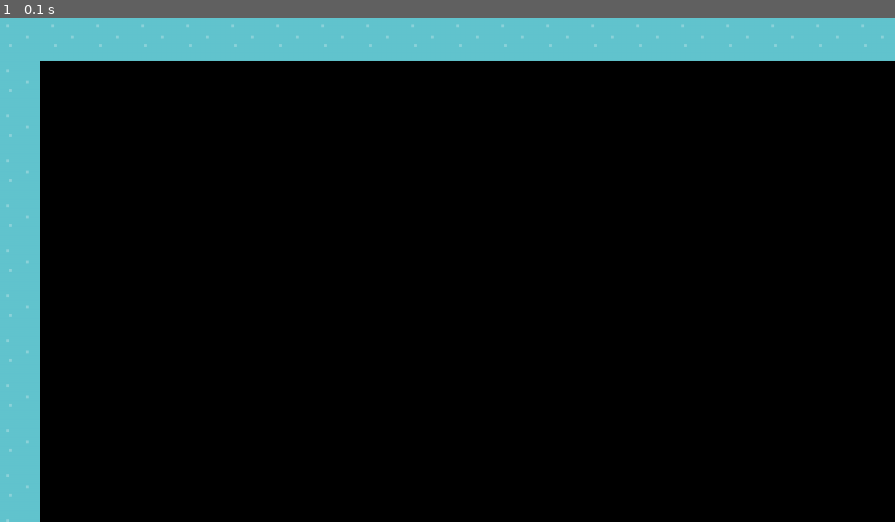
Above: before the commit, frame 1.
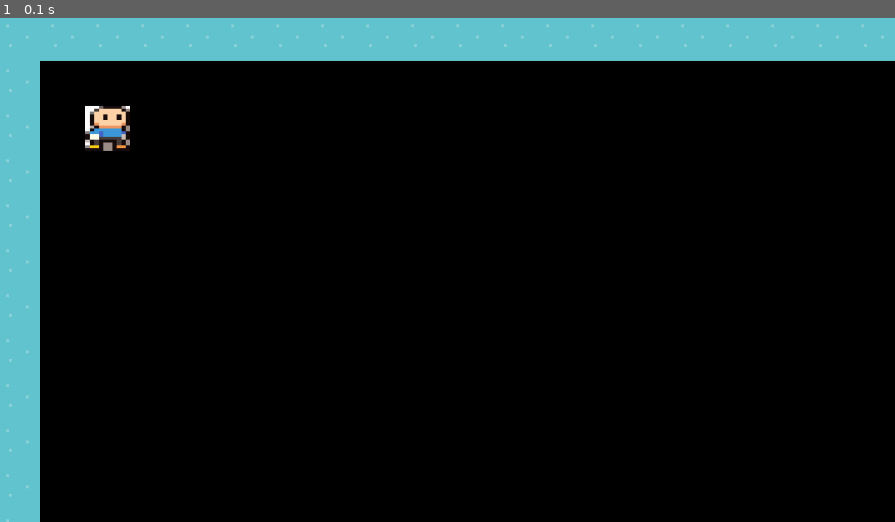
Above: after the commit, the same moment.

Repository: CalebStark/PyGame-Monsters
Game: pygame game, started from scripts/main.py
Same seed, same stepped clock (60 frames per second), same inputs: the game is played once before the commit and once after it.
Inputs:
- Up to frame 1 (0.1 s): no input

The runs differ from the first frame. In frame 1, 0.4% of the frame differs, in the area x 9-15%, y 17-27%.

Commit message:
Added player sprite to appear when loading the level. Player sprite currently has white background I am working to remove and still determining the required size of the player to match up with the game map.

Diff:
--- a/scripts/level.py
+++ b/scripts/level.py
@@ -1,6 +1,7 @@
 import pygame
 from settings import *
 from tile import Tile
+from player import Player
 
 class Level:
     def __init__(self):
@@ -17,6 +18,8 @@
             for col_index, col in enumerate(row):
                 if col == "w":
                     Tile(((row_index*64),(col_index*64)), self.visible_sprites)
+                if col == "p":
+                    Player(((row_index*64),(col_index*64)), self.visible_sprites)
 
     def run(self):
         # Update and Draw the game
--- a/scripts/player.py
+++ b/scripts/player.py
@@ -4,5 +4,6 @@
 class Player(pygame.sprite.Sprite):
     def __init__(self, pos, groups):
         super().__init__(groups)
-        self.image = pygame.image.load("../graphics/player/playerstanding.png")
+        self.image = pygame.image.load("./graphics/player/playerstanding.png").convert_alpha()
+        self.image = pygame.transform.scale(self.image, (64,64))
         self.rect = self.image.get_rect(topleft = pos)
--- a/scripts/settings.py
+++ b/scripts/settings.py
@@ -5,6 +5,8 @@
 
 WORLD_MAP = [
     ["w","w","w","w","w","w","w","w","w","w","w","w","w","w","w","w","w","w","w","w","w","w","w","w"],
+    ["w"," "," "," "," "," "," "," "," "," "," "," "," "," "," "," "," "," "," "," "," "," "," ","w"],
+    ["w"," ","p"," "," "," "," "," "," "," "," "," "," "," "," "," "," "," "," "," "," "," "," ","w"],
     ["w"," "," "," "," "," "," "," "," "," "," "," "," "," "," "," "," "," "," "," "," "," "," ","w"],
     ["w"," "," "," "," "," "," "," "," "," "," "," "," "," "," "," "," "," "," "," "," "," "," ","w"],
     ["w"," "," "," "," "," "," "," "," "," "," "," "," "," "," "," "," "," "," "," "," "," "," ","w"],
@@ -14,8 +16,6 @@
     ["w"," "," "," "," "," "," "," "," "," "," "," "," "," "," "," "," "," "," "," "," "," "," ","w"],
     ["w"," "," "," "," "," "," "," "," "," "," "," "," "," "," "," "," "," "," "," "," "," "," ","w"],
     ["w"," "," "," "," "," "," "," "," "," "," "," "," "," "," "," "," "," "," "," "," "," "," ","w"],
-    ["w"," "," "," "," "," "," "," "," "," "," "," "," "," "," "," "," "," "," "," "," "," "," ","w"],
-    ["w"," "," "," "," "," "," "," "," "," "," ","p"," "," "," "," "," "," "," "," "," "," "," ","w"],
     ["w"," "," "," "," "," "," "," "," "," "," "," "," "," "," "," "," "," "," "," "," "," "," ","w"],
     ["w"," "," "," "," "," "," "," "," "," "," "," "," "," "," "," "," "," "," "," "," "," "," ","w"],
     ["w"," "," "," "," "," "," "," "," "," "," "," "," "," "," "," "," "," "," "," "," "," "," ","w"],
Binary file changed: graphics/player/playerstanding.png
